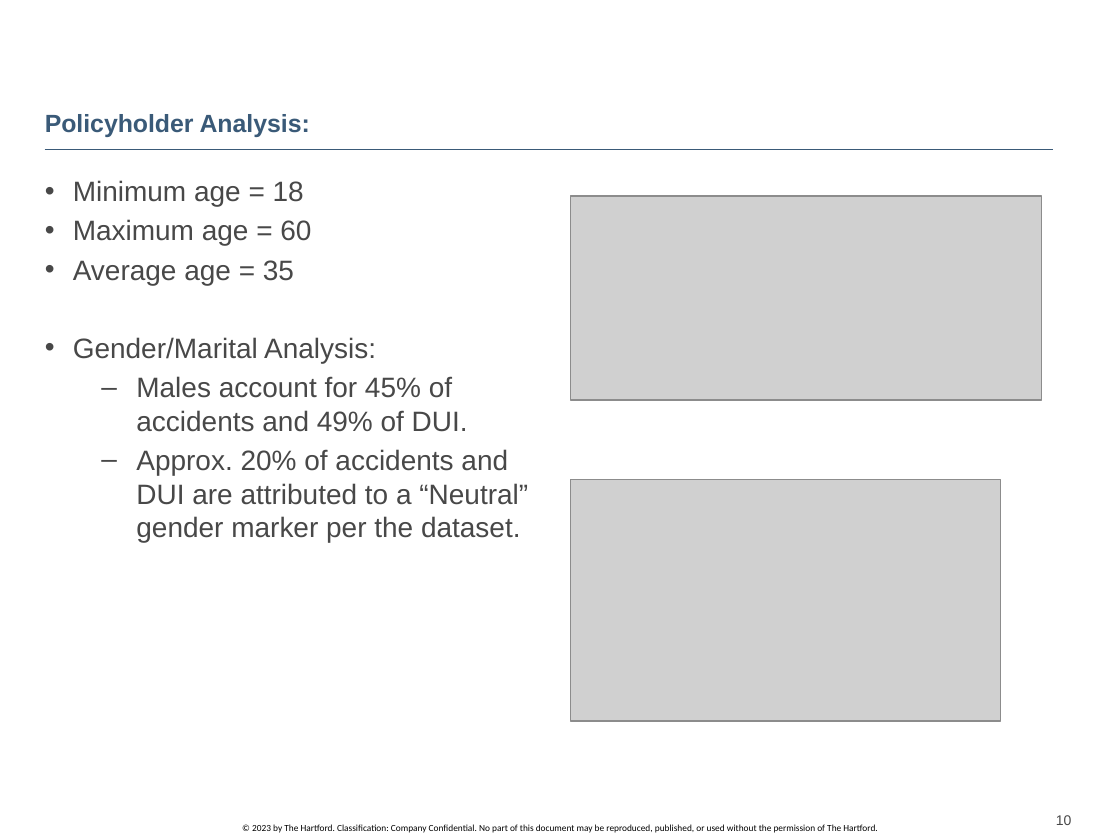
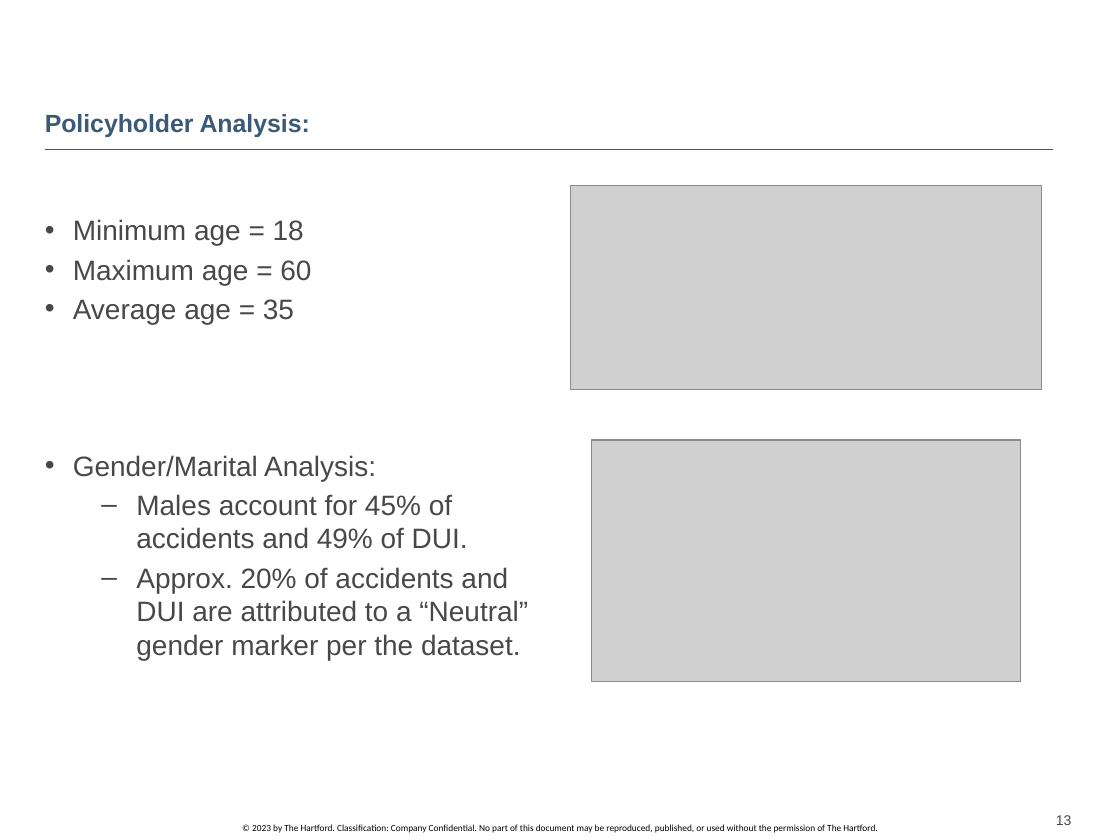
Before and after one commit to Jeni-D/PUBLIC, a slide deck: slide 13 of Capstone/JDUSCHAK CAPSTONE POWERPOINT.pptx (slide 10 before the commit). Drawn at 1120x840 pixels with LibreOffice and Linux fonts; fonts in the diff are those of the drawing; grey boxes stand for pictures; background and template pictures are left out. Boxes give left, top, right and bottom in pixels: in the first picture for what was removed or moved away, otherwise in the second. Text is boxed around its words. In the diff, an @@ line names an element or a change of style, - is before the commit and + after.

```diff
--- a/Capstone/JDUSCHAK CAPSTONE POWERPOINT.pptx
+++ b/Capstone/JDUSCHAK CAPSTONE POWERPOINT.pptx
@@ text "Minimum age = 18" rewrapped from [73, 180, 528, 542] to [73, 219, 528, 660] @@
@@ picture: place and size @@
-picture at [571, 196, 1042, 400]
+picture at [571, 185, 1042, 389]
@@ picture: place and size @@
-picture at [571, 479, 1000, 721]
+picture at [591, 440, 1020, 682]
@@ page number at [1056, 815, 1072, 825]: text changed @@
-10
+13
```
Also in this commit, not shown: 8 other slides changed, 3 slides added, 1 other file.
